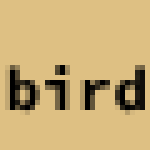
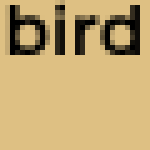
The second 150 x 150 image is a revision of the first. Changes to its layers:
painted on "bird" over box(5, 0, 145, 115)
